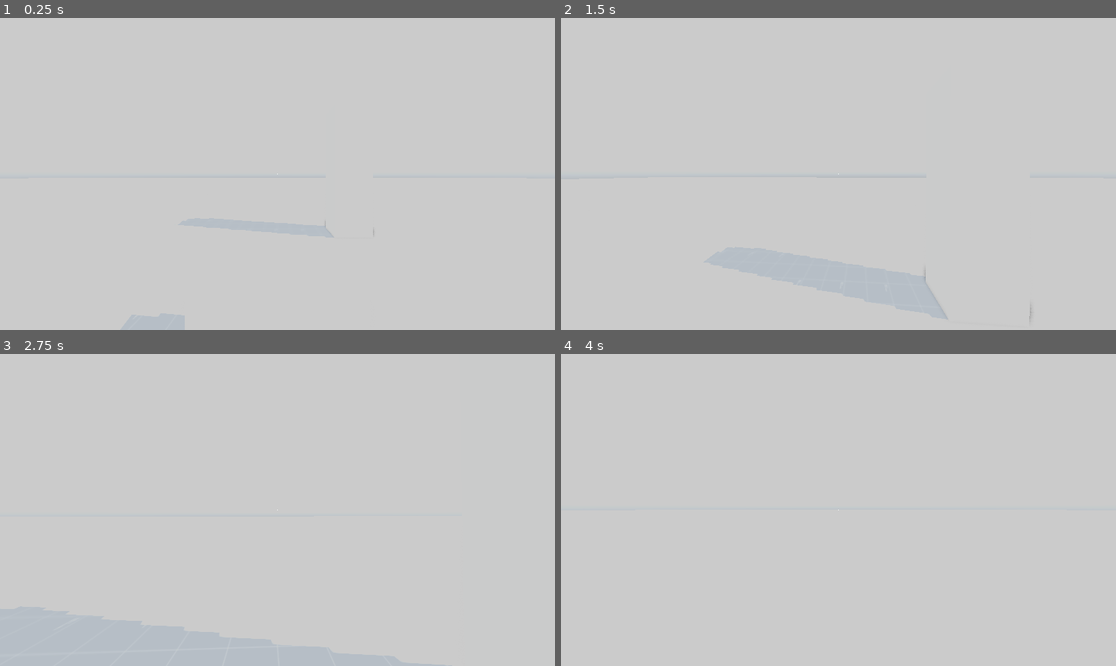
Above: before the commit, frames 1-4 (two rows, left to right).
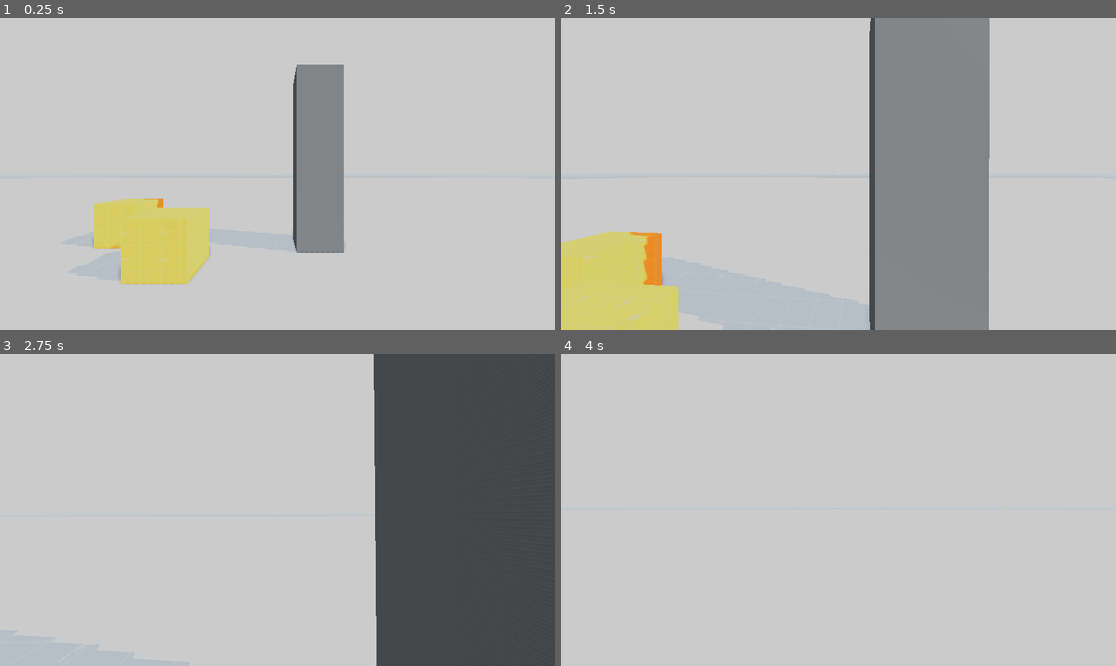
Above: after the commit, the same moments.

Repository: MeowMatorius/TestSchoolGame
Game: Godot game, scene res://assets/scenes/TestScene.tscn
The game is run twice, just before and just after one commit, with the same random seed, the same clock (stepped at 60 frames per second) and the same inputs. A sky picture missing from this copy of the repository is replaced by a grey-blue gradient.
Inputs (mouse positions are in pixels of both pictures, inside the frame that each line leads up to):
- Up to frame 1 (0.25 s): no input
- Up to frame 2 (1.5 s): tap Enter at 0.5 s; move the mouse to (866, 174) at 0.52 s; hold W (up) from 0.53 s (still down); click (866, 174) at 0.6 s; tap Space (jump) at 0.77 s; move the mouse to (810, 174) at 1.27 s; tap C (crouch) at 1.35 s
- Up to frame 3 (2.75 s): keep holding W (up); tap Space (jump) at 1.52 s; click (249, 510) at 1.55 s; move the mouse to (288, 503) at 2.02 s; click (288, 503) at 2.1 s
- Up to frame 4 (4 s): keep holding W (up); move the mouse to (832, 516) at 2.77 s; tap Shift (sprint) at 2.85 s; tap Space (jump) at 3.02, 3.5, 3.77 s; click (832, 516) at 3.05 s; move the mouse to (877, 513) at 3.52 s; click (877, 513) at 3.6 s

The runs differ from the first frame. In frame 1, 10% of the frame differs, in the area x 16-68%, y 14-86%; in frame 2, 28%; in frame 3, 32%, in the area x 67-100%, y 0-100%; in frame 4, less than 0.1%.

Commit message:
Забыл сцены

Diff:
--- a/assets/scenes/TestScene.tscn
+++ b/assets/scenes/TestScene.tscn
@@ -3,8 +3,9 @@
 [ext_resource type="PackedScene" uid="uid://cc1m2a1obsyn4" path="res://addons/fpc/character.tscn" id="1_n3600"]
 [ext_resource type="Material" uid="uid://bentrll6xnlth" path="res://assets/materials/FloorMat2.tres" id="2_a7twm"]
 [ext_resource type="Material" uid="uid://dalddbuqmxhu6" path="res://assets/materials/FloorMat1.tres" id="3_6p1vh"]
-[ext_resource type="PackedScene" uid="uid://kmmor3equpx6" path="res://assets/scenes/cube.tscn" id="4_nav8a"]
+[ext_resource type="PackedScene" uid="uid://kmmor3equpx6" path="res://assets/scenes/button.tscn" id="4_nav8a"]
 [ext_resource type="PackedScene" uid="uid://bjlw3u768ihqh" path="res://assets/scenes/door.tscn" id="5_eppyl"]
+[ext_resource type="PackedScene" uid="uid://duuhjykupjx8t" path="res://assets/scenes/pickup.tscn" id="6_hx8f1"]
 
 [sub_resource type="BoxShape3D" id="BoxShape3D_mncer"]
 
@@ -32,14 +33,15 @@
 mesh = SubResource("BoxMesh_cguwc")
 
 [node name="Door" parent="." unique_id=819968924 instance=ExtResource("5_eppyl")]
-transform = Transform3D(1, 0, 0, 0, 4, 0, 0, 0, 1, 8, 1, 2)
+transform = Transform3D(1, 0, 0, 0, 4, 0, 0, 0, 1, 7.011198, 1.4999995, 0.9094217)
 
-[node name="InteractCube" parent="." unique_id=243040129 instance=ExtResource("4_nav8a")]
-transform = Transform3D(1, 0, 0, 0, 1, 0, 0, 0, 1, 3.789, 0, 0)
-prompt_message = "актимель"
+[node name="Pickup" parent="." unique_id=1248861911 instance=ExtResource("6_hx8f1")]
+transform = Transform3D(0.2, 0, 0, 0, 0.2, 0, 0, 0, 0.2, 5.697992, -0.4, 6.5270443)
 
-[node name="PickUpCube" parent="." unique_id=1558856129 instance=ExtResource("4_nav8a")]
-transform = Transform3D(0.5, 0, 0, 0, 0.5, 0, 0, 0, 0.5, 1.5300179, 0, 5.847823)
-prompt_message = "Поднять"
+[node name="Button" parent="." unique_id=243040129 instance=ExtResource("4_nav8a")]
+transform = Transform3D(1, 0, 0, 0, 1, 0, 0, 0, 1, 5.778445, 4.7683716e-07, -1.8744471)
 
-[connection signal="is_interacting" from="InteractCube" to="Door" method="open"]
+[node name="Button2" parent="." unique_id=1341585786 instance=ExtResource("4_nav8a")]
+transform = Transform3D(1, 0, 0, 0, 1, 0, 0, 0, 1, 7.261567, 0, -3.6295924)
+
+[connection signal="is_interacting" from="Button" to="Door" method="open"]
--- a/assets/scenes/cube.tscn
+++ b/assets/scenes/button.tscn
@@ -1,19 +1,20 @@
 [gd_scene format=3 uid="uid://kmmor3equpx6"]
 
 [ext_resource type="Script" uid="uid://d4jnoq4tfkr6q" path="res://scripts/Interactable.gd" id="1_at8sk"]
-
-[sub_resource type="StandardMaterial3D" id="StandardMaterial3D_at8sk"]
+[ext_resource type="Material" uid="uid://b2lhwchb2dmmd" path="res://assets/materials/BoxMat4.tres" id="2_31r73"]
 
 [sub_resource type="BoxMesh" id="BoxMesh_mncer"]
 
 [sub_resource type="BoxShape3D" id="BoxShape3D_cguwc"]
 
-[node name="Cube" type="StaticBody3D" unique_id=243040129]
-collision_layer = 2
+[node name="Button" type="StaticBody3D" unique_id=243040129]
+collision_layer = 3
 script = ExtResource("1_at8sk")
+prompt_message = "Использовать"
+object_type = "Activate"
 
 [node name="MeshInstance3D" type="MeshInstance3D" parent="." unique_id=1214280325]
-material_override = SubResource("StandardMaterial3D_at8sk")
+material_override = ExtResource("2_31r73")
 mesh = SubResource("BoxMesh_mncer")
 
 [node name="CollisionShape3D" type="CollisionShape3D" parent="." unique_id=362366221]
--- a/assets/scenes/door.tscn
+++ b/assets/scenes/door.tscn
@@ -1,8 +1,7 @@
 [gd_scene format=3 uid="uid://bjlw3u768ihqh"]
 
-[ext_resource type="Script" path="res://scripts/door.gd" id="1_u1njh"]
-
-[sub_resource type="StandardMaterial3D" id="StandardMaterial3D_u1njh"]
+[ext_resource type="Script" uid="uid://ddd6nklucwcjf" path="res://scripts/door.gd" id="1_u1njh"]
+[ext_resource type="Material" uid="uid://dalddbuqmxhu6" path="res://assets/materials/FloorMat1.tres" id="2_0mwg7"]
 
 [sub_resource type="BoxMesh" id="BoxMesh_1vxdn"]
 
@@ -11,9 +10,10 @@
 [node name="Door" type="StaticBody3D" unique_id=819968924]
 transform = Transform3D(1, 0, 0, 0, 4, 0, 0, 0, 1, 0, 2, 0)
 script = ExtResource("1_u1njh")
+prompt_message = ""
 
 [node name="MeshInstance3D" type="MeshInstance3D" parent="." unique_id=1126159426]
-material_override = SubResource("StandardMaterial3D_u1njh")
+material_override = ExtResource("2_0mwg7")
 mesh = SubResource("BoxMesh_1vxdn")
 
 [node name="CollisionShape3D" type="CollisionShape3D" parent="." unique_id=1813992751]
--- /dev/null
+++ b/assets/scenes/pickup.tscn
@@ -0,0 +1,22 @@
+[gd_scene format=3 uid="uid://duuhjykupjx8t"]
+
+[ext_resource type="Script" uid="uid://d4jnoq4tfkr6q" path="res://scripts/Interactable.gd" id="1_t68ga"]
+[ext_resource type="Material" uid="uid://cfs5q8utb16ag" path="res://assets/materials/BoxMat3.tres" id="2_1r4u8"]
+
+[sub_resource type="BoxMesh" id="BoxMesh_mncer"]
+
+[sub_resource type="BoxShape3D" id="BoxShape3D_cguwc"]
+
+[node name="Pickup" type="StaticBody3D" unique_id=243040129]
+transform = Transform3D(0.2, 0, 0, 0, 0.2, 0, 0, 0, 0.2, 0, 0, 0)
+collision_layer = 2
+script = ExtResource("1_t68ga")
+prompt_message = "Поднять"
+object_type = "Pickup"
+
+[node name="MeshInstance3D" type="MeshInstance3D" parent="." unique_id=1214280325]
+material_override = ExtResource("2_1r4u8")
+mesh = SubResource("BoxMesh_mncer")
+
+[node name="CollisionShape3D" type="CollisionShape3D" parent="." unique_id=362366221]
+shape = SubResource("BoxShape3D_cguwc")
